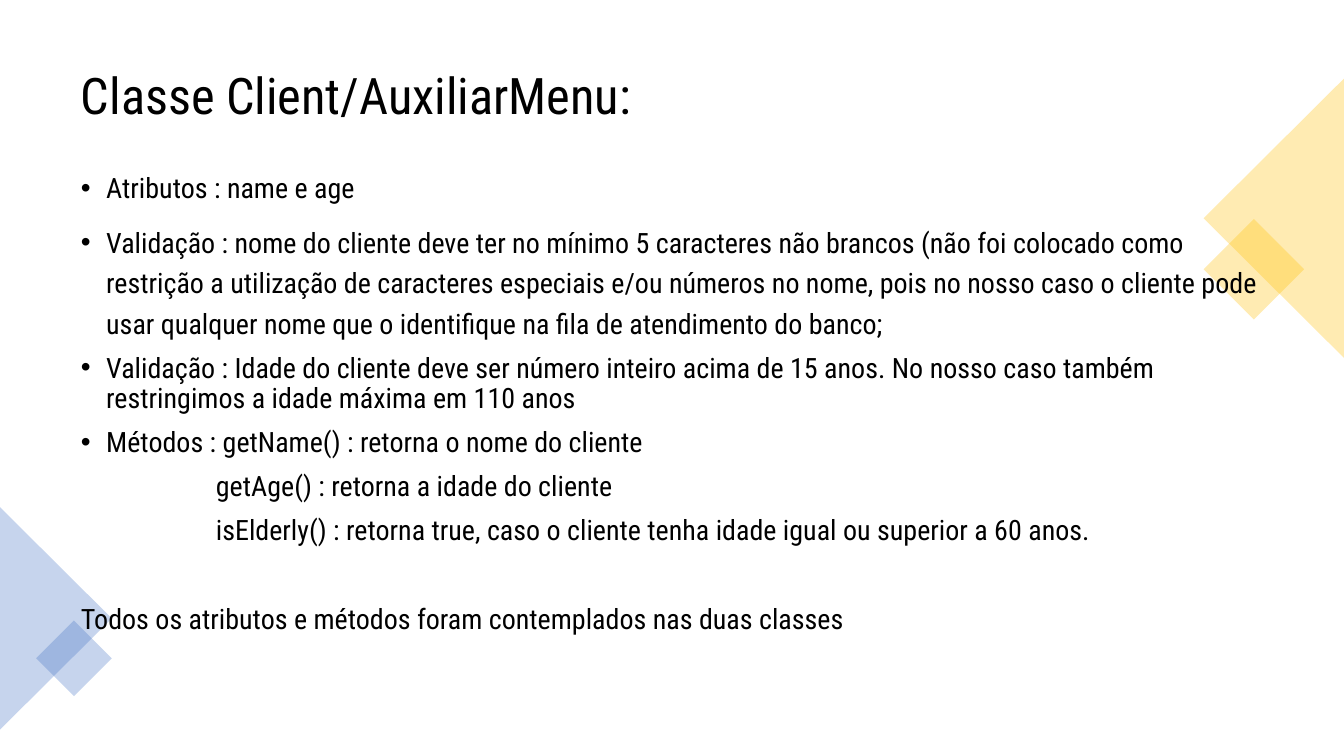
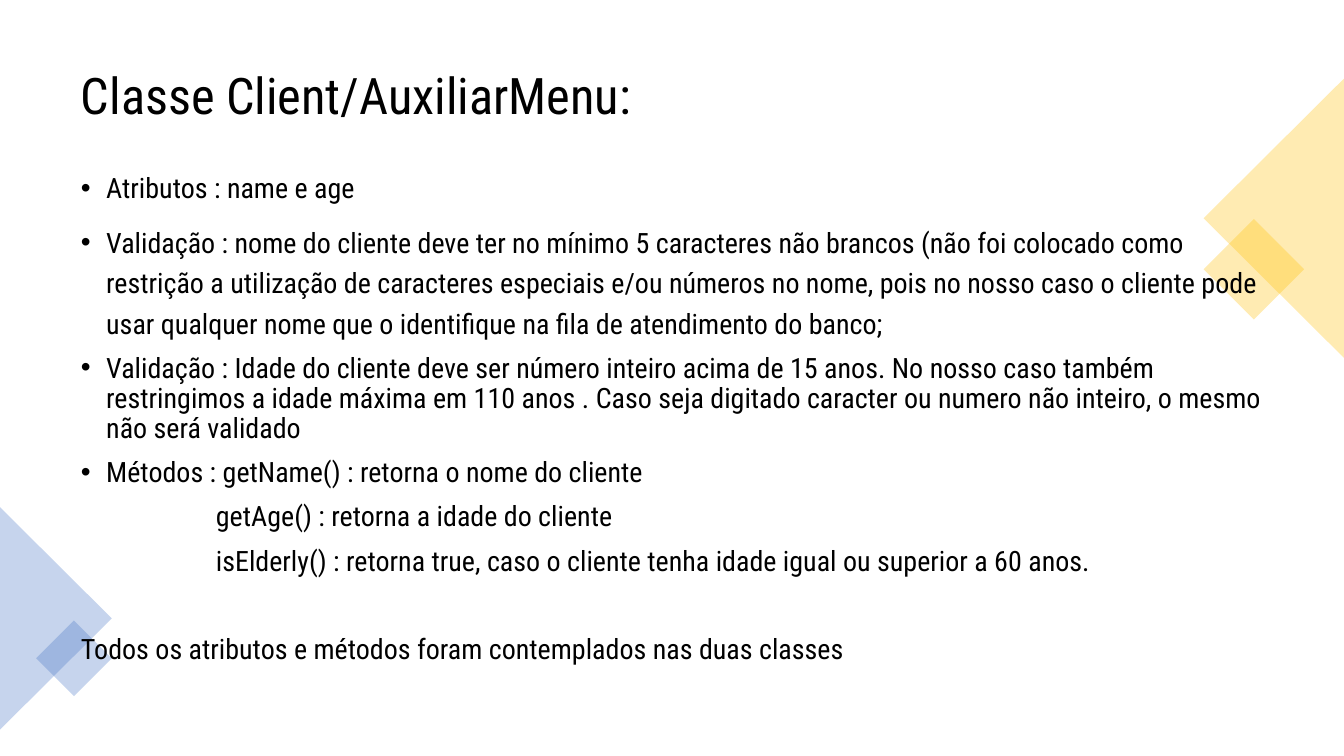
Before and after one commit to jovisouza/A3_Fila_Banco, a slide deck: slide 5 of Apresentação A3_rev2.pptx. Drawn at 1344x756 pixels with LibreOffice and Linux fonts; fonts in the diff are those of the drawing. Boxes give left, top, right and bottom in pixels: in the first picture for what was removed or moved away, otherwise in the second. Text is boxed around its words. In the diff, an @@ line names an element or a change of style, - is before the commit and + after.

```diff
--- a/Apresentação A3_rev2.pptx
+++ b/Apresentação A3_rev2.pptx
@@ text at box(106, 357, 1260, 439): text changed @@
-• Validação : Idade do cliente deve ser número inteiro acima de 15 anos. No nosso caso também restringimos a idade máxima em 110 anos
+• Validação : Idade do cliente deve ser número inteiro acima de 15 anos. No nosso caso também restringimos a idade máxima em 110 anos . Caso seja digitado caracter ou numero não inteiro, o mesmo não será validado
```
Also in this commit, not shown: 3 other slides changed.
